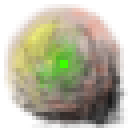
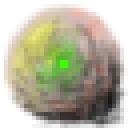
Layers edited between the first and the second 128 x 128 image:
painted on "New Layer#1" over (88, 64, 124, 128)
painted on "New Layer" over (8, 56, 128, 112)
painted on "Background" over (4, 52, 44, 116)
